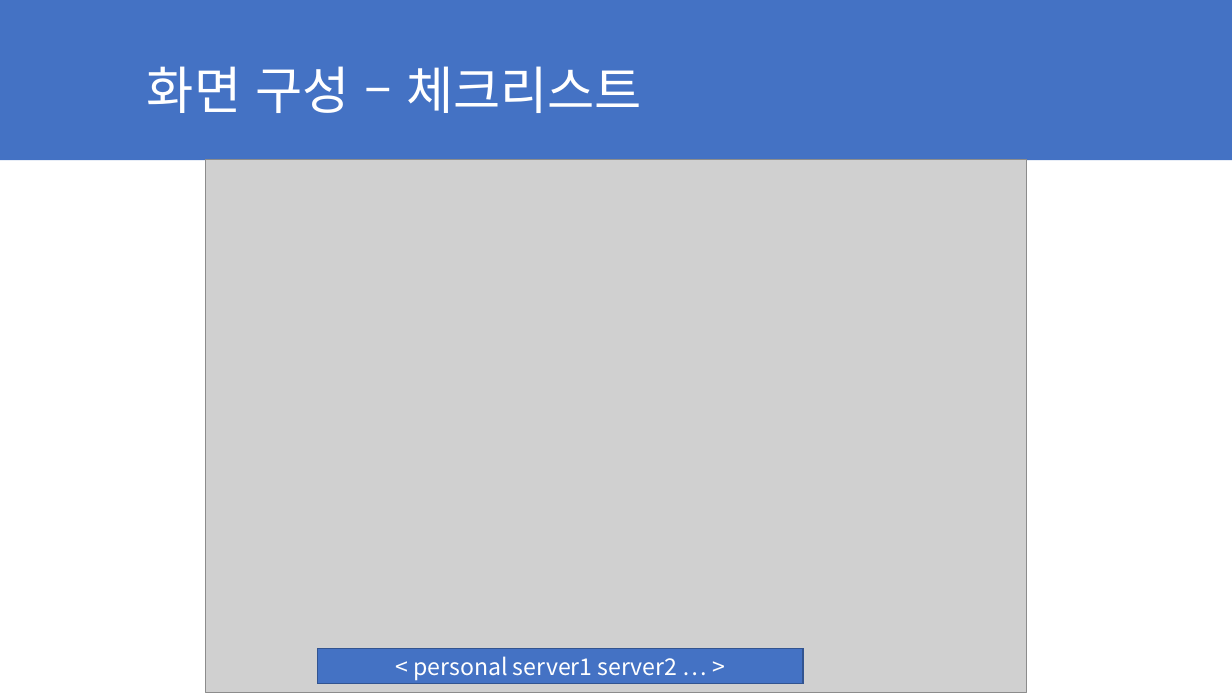
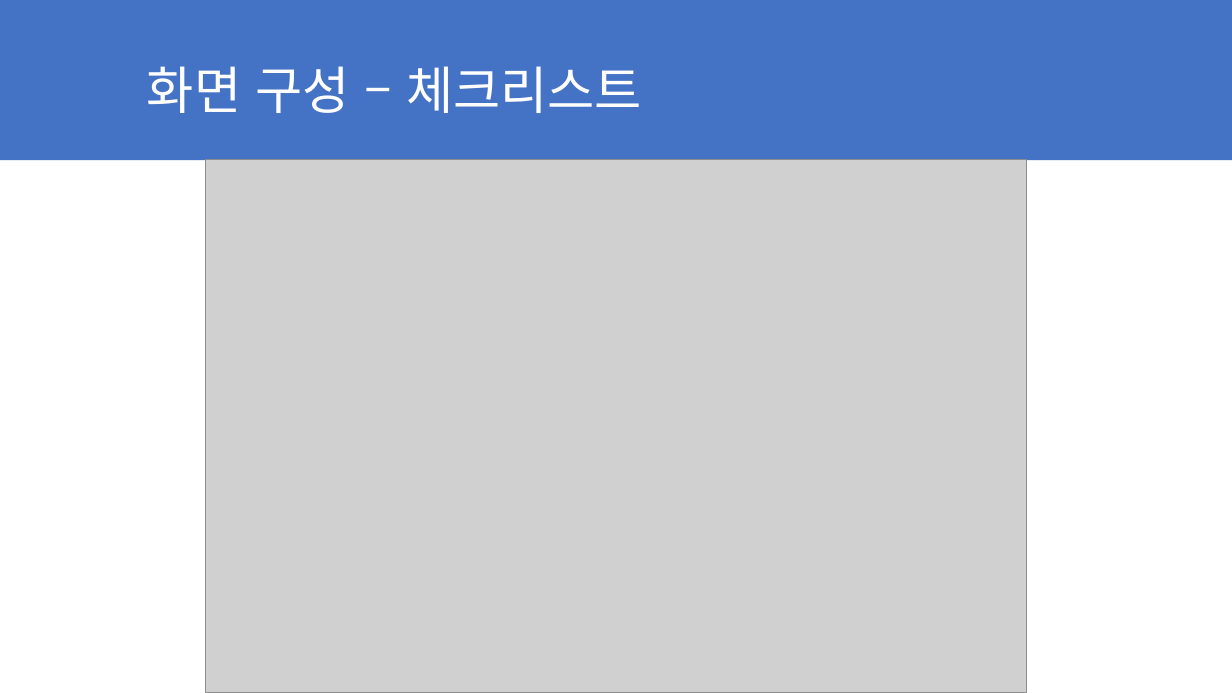
Before and after one commit to poro912/MyMate, a slide deck: slide 14 of 자료/2-6조 기말 발표.pptx. Drawn at 1232x693 pixels with LibreOffice and Linux fonts; fonts in the diff are those of the drawing; grey boxes stand for pictures. Boxes give left, top, right and bottom in pixels: in the first picture for what was removed or moved away, otherwise in the second. Text is boxed around its words. In the diff, an @@ line names an element or a change of style, - is before the commit and + after.

```diff
--- a/자료/2-6조 기말 발표.pptx
+++ b/자료/2-6조 기말 발표.pptx
@@ rectangle removed at box(318, 649, 803, 684) @@
-< personal server1 server2 … >
```
Also in this commit, not shown: 3 other slides changed, 4 other files.
